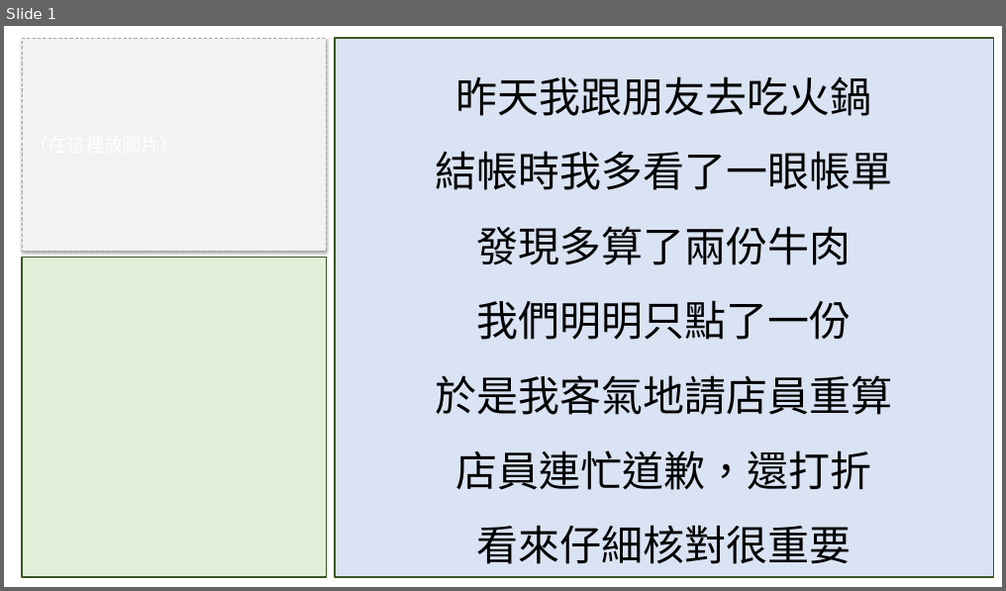
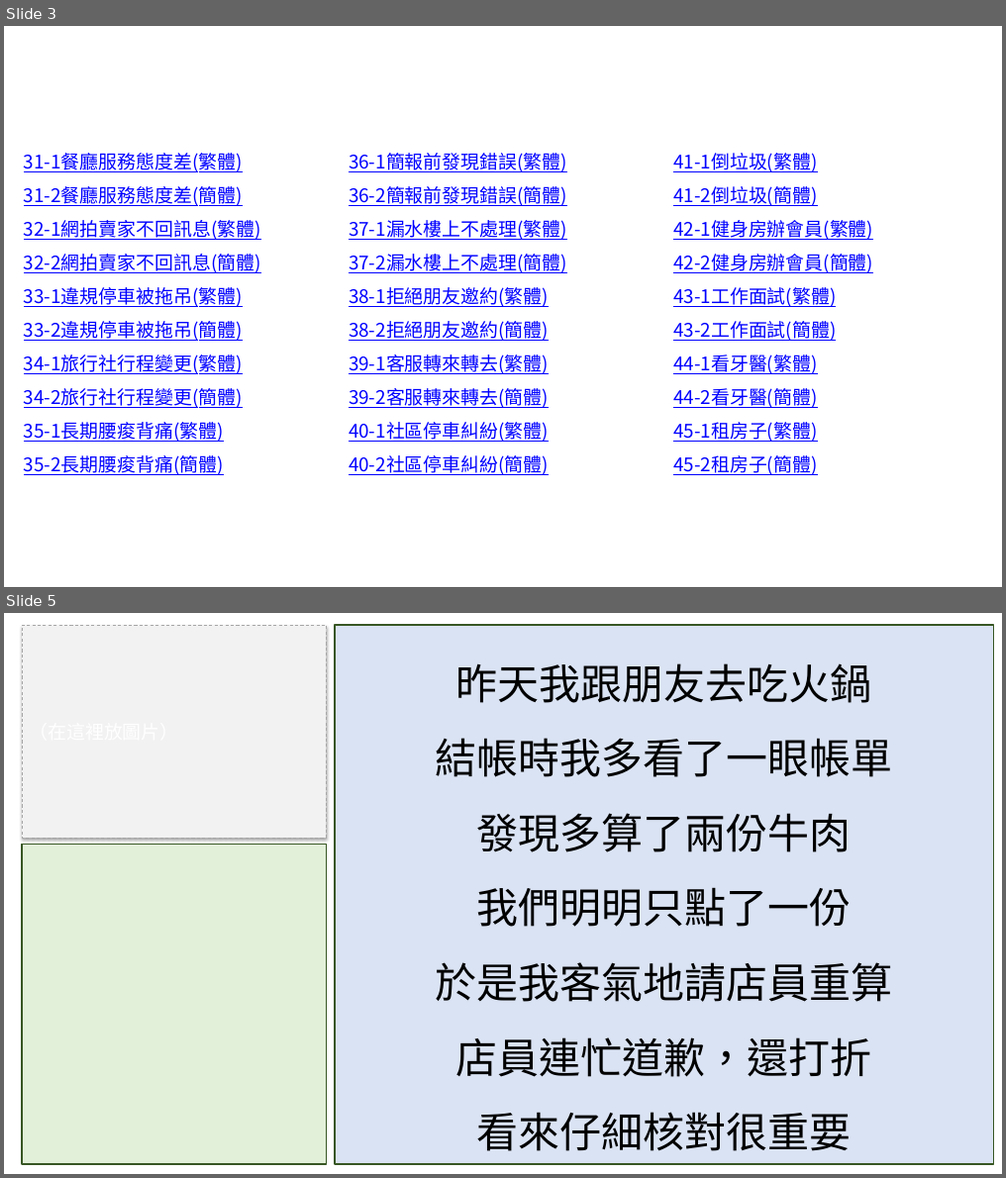
Before and after one commit to wangchiapin/lesson-decks, a slide deck: merged/B2_all.pptx. Shown one above the other, each under a label of ours: slide 1 before the commit, slides 3 and 5 after it; the slides between them are not shown. The pictures are 1006x591 and 1006x1178 pixels, drawn with LibreOffice and Linux fonts; fonts in the diff are those of the drawing. Boxes give left, top, right and bottom in pixels: in the first picture for what was removed or moved away, otherwise in the second. Text is boxed around its words. In the diff, an @@ line names an element or a change of style, - is before the commit and + after.

```diff
--- a/merged/B2_all.pptx
+++ b/merged/B2_all.pptx
@@ slide 3 added at bbox=[4, 26, 1002, 587], background #FFFFFF @@
@@ text added at bbox=[24, 153, 261, 475], 18 pt, text #0000FF, underline @@
+31-1餐廳服務態度差(繁體)
+31-2餐廳服務態度差(簡體)
+32-1網拍賣家不回訊息(繁體)
+32-2網拍賣家不回訊息(簡體)
+33-1違規停車被拖吊(繁體)
+33-2違規停車被拖吊(簡體)
+34-1旅行社行程變更(繁體)
+34-2旅行社行程變更(簡體)
+35-1長期腰痠背痛(繁體)
+35-2長期腰痠背痛(簡體)
@@ text added at bbox=[349, 153, 567, 475], 18 pt, text #0000FF, underline @@
+36-1簡報前發現錯誤(繁體)
+36-2簡報前發現錯誤(簡體)
+37-1漏水樓上不處理(繁體)
+37-2漏水樓上不處理(簡體)
+38-1拒絕朋友邀約(繁體)
+38-2拒絕朋友邀約(簡體)
+39-1客服轉來轉去(繁體)
+39-2客服轉來轉去(簡體)
+40-1社區停車糾紛(繁體)
+40-2社區停車糾紛(簡體)
@@ text added at bbox=[673, 153, 873, 475], 18 pt, text #0000FF, underline @@
+41-1倒垃圾(繁體)
+41-2倒垃圾(簡體)
+42-1健身房辦會員(繁體)
+42-2健身房辦會員(簡體)
+43-1工作面試(繁體)
+43-2工作面試(簡體)
+44-1看牙醫(繁體)
+44-2看牙醫(簡體)
+45-1租房子(繁體)
+45-2租房子(簡體)
@@ what was slide 1 is now slide 5 @@
```
Also in this commit, not shown: 3 other slides added, 23 other files.
